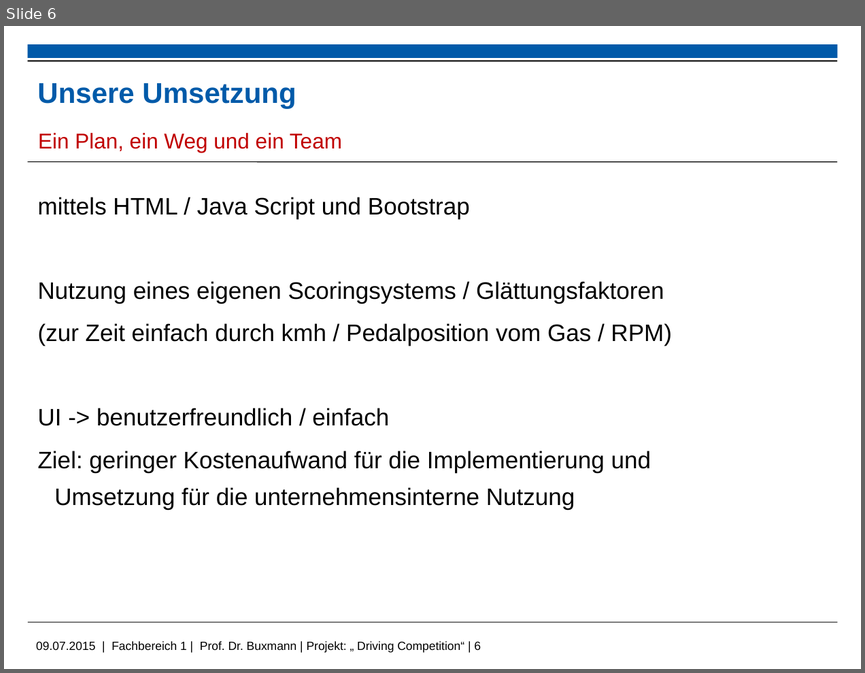
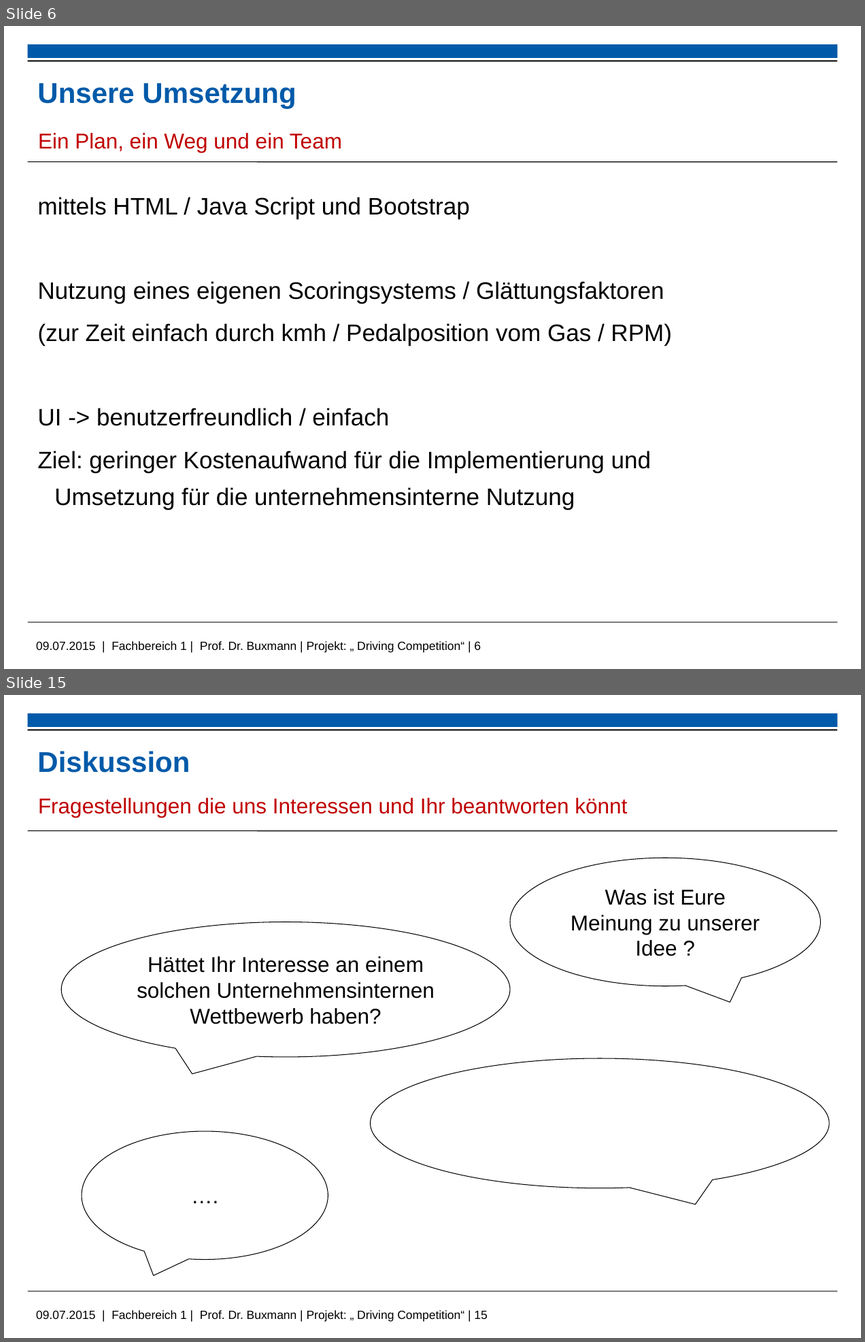
Before and after one commit to kolhagen/drivingcompetition, a slide deck: Big Data - Driving Compitiion.pptx. Shown one above the other, each under a label of ours: slide 6 before the commit, slides 6 and 15 after it; the slides between them are not shown. The pictures are 865x673 and 865x1342 pixels, drawn with LibreOffice and Linux fonts; fonts in the diff are those of the drawing; background and template pictures are left out. Boxes give left, top, right and bottom in pixels: in the first picture for what was removed or moved away, otherwise in the second. Text is boxed around its words. In the diff, an @@ line names an element or a change of style, - is before the commit and + after.

```diff
--- a/Big Data - Driving Compitiion.pptx
+++ b/Big Data - Driving Compitiion.pptx
@@ slide 15 added at bbox=[4, 695, 861, 1338], background #FFFFFF; not listed: 5 template elements that a slide beside it also shows @@
@@ title added at bbox=[37, 751, 190, 773], 24 pt, text #005AA9, bold @@
+Diskussion
@@ text added at bbox=[38, 798, 627, 817], 18 pt, text #C00000 @@
+Fragestellungen die uns Interessen und Ihr beantworten könnt
@@ speech bubble added at bbox=[509, 858, 820, 986], outline #000000 0.6 pt, 18 pt, text #000000 @@
+Was ist Eure Meinung zu unserer Idee ?
@@ speech bubble added at bbox=[61, 922, 511, 1057], outline #000000 0.6 pt, 18 pt, text #000000 @@
+Hättet Ihr Interesse an einem solchen Unternehmensinternen Wettbewerb haben?
@@ speech bubble added at bbox=[370, 1058, 828, 1187], outline #000000 0.6 pt @@
@@ speech bubble added at bbox=[82, 1131, 329, 1259], outline #000000 0.6 pt, 18 pt, text #000000 @@
+….
```
Also in this commit, not shown: 10 slides changed, 2 other slides added.
